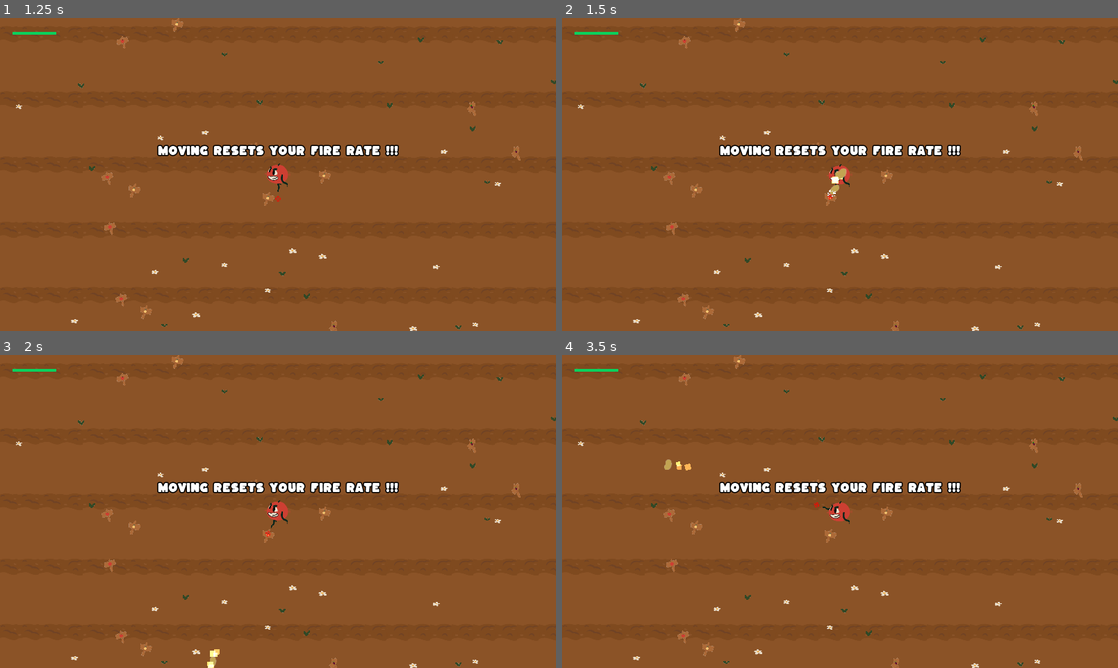
Above: before the commit, frames 1-4 (two rows, left to right).
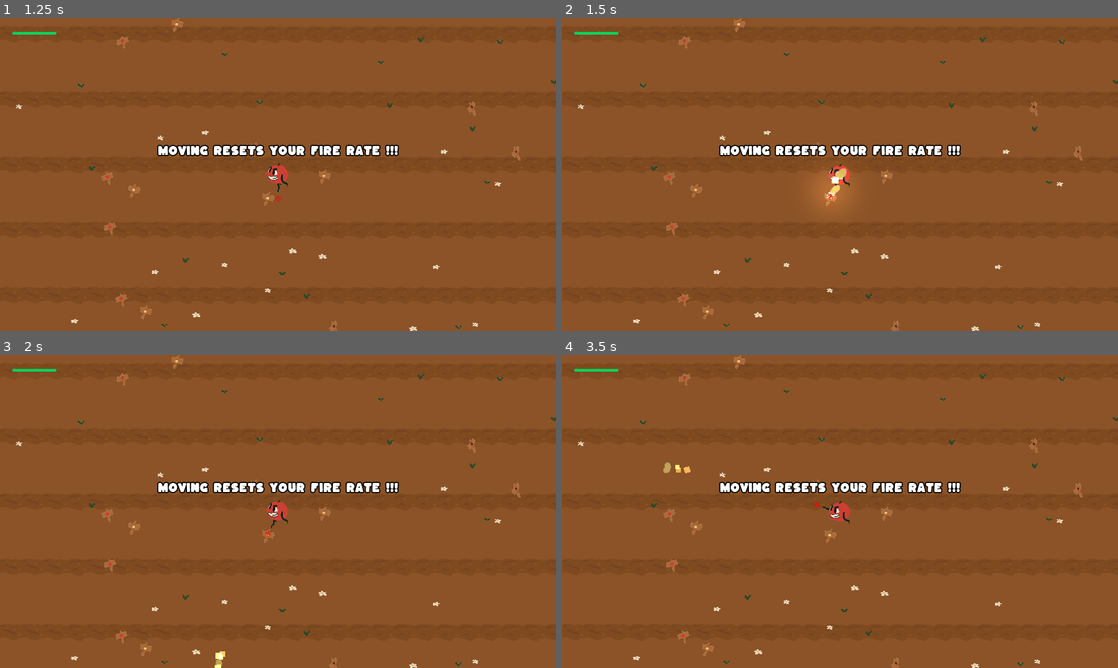
Above: after the commit, the same moments.

Repository: JRo-Robros/BrootalBeetdown
Game: Godot game, scene res://Title.tscn
Two runs of this game, one before a commit and one after it. Both use one fixed random seed, a clock stepped at 60 frames per second and the inputs below.
Inputs (mouse positions are in pixels of both pictures, inside the frame that each line leads up to):
- Up to frame 1 (1.25 s): click "Start" at 0.5 s
- Up to frame 2 (1.5 s): tap Enter at 1.25 s; move the mouse to (812, 237) at 1.27 s; click (812, 237) at 1.42 s
- Up to frame 3 (2 s): no input
- Up to frame 4 (3.5 s): move the mouse to (1006, 558) at 2.02 s; click (1006, 558) at 2.17 s; move the mouse to (673, 464) at 2.77 s; click (673, 464) at 2.92 s

Frame 1 is identical in both runs. In frame 2, 0.6% of the frame differs, in the area x 45-52%, y 47-62%; in frame 3, 0.1%; in frame 4, less than 0.1%.

Commit message:
added in random fire spread and flash

Diff:
--- a/Bullet.gd
+++ b/Bullet.gd
@@ -6,6 +6,10 @@
 var direction:Vector2 = Vector2.ZERO
 
 var rng = RandomNumberGenerator.new()
+
+
+var hit_flash = preload("res://VFX/Flash.tscn")
+
 
 func _ready():
 	rng.randomize()
@@ -19,6 +23,7 @@
 			collision.collider.take_damage(damage)
 
 		spawn_particles()
+		spawn_flash()
 		queue_free()
 
 
@@ -32,3 +37,10 @@
 	particles.emitting = true
 	particles.one_shot = true
 	get_tree().current_scene.add_child(particles)
+
+
+func spawn_flash():
+	var flash = hit_flash.instance()
+	flash.global_position = position + Vector2(100, 0).rotated(get_angle_to((get_global_mouse_position())))
+	flash.z_index = z_index + 1
+	get_tree().current_scene.add_child(flash)
--- a/Tom.gd
+++ b/Tom.gd
@@ -8,12 +8,14 @@
 export var health: int = 100
 export var base_cooldown:float = 0.04
 
-export var shoot_sound = preload("res://Sound Effects/Player/Player shoot sound.mp3")
-export var hurt_sound = preload("res://Sound Effects/Player/Player hit sound.mp3")
-export var death_sound = preload("res://Sound Effects/Player/Player death sound.mp3")
-export var vine_sound = preload("res://Sound Effects/Player/vine.mp3")
-export var lock_sound = preload("res://Sound Effects/Player/Player lock sound.mp3")
-export var gun_particles = preload("res://VFX/Gun Particles.tscn")
+var shoot_sound = preload("res://Sound Effects/Player/Player shoot sound.mp3")
+var hurt_sound = preload("res://Sound Effects/Player/Player hit sound.mp3")
+var death_sound = preload("res://Sound Effects/Player/Player death sound.mp3")
+var vine_sound = preload("res://Sound Effects/Player/vine.mp3")
+var lock_sound = preload("res://Sound Effects/Player/Player lock sound.mp3")
+var gun_particles = preload("res://VFX/Gun Particles.tscn")
+var gun_flash = preload("res://VFX/Flash.tscn")
+
 
 var dead = false
 var cooldown:float = base_cooldown
@@ -119,11 +121,12 @@
 		return
 	cooldown *= 1.09
 	var b = bullet.instance()
-	b.direction = direction.normalized()
+	b.direction = direction.normalized().rotated(deg2rad(rand_range(-4,4)))
 	b.position = position
 	get_parent().add_child_below_node(self, b)
 	play_shoot_sound()
 	gun_particles()
+	gun_flash()
 	in_cooldown = true
 	$BulletTimer.start(cooldown)
 	return
@@ -147,13 +150,20 @@
 
 func gun_particles():
 	var particles = gun_particles.instance()
-	particles.global_position = position + Vector2(90, 0).rotated(get_angle_to((get_global_mouse_position())))
+	particles.global_position = position + Vector2(100, 0).rotated(get_angle_to((get_global_mouse_position())))
 	particles.rotation = crosshair.rotation
 	particles.z_index = z_index + 1
 	particles.emitting = true
 	get_tree().current_scene.add_child(particles)
 
 
+func gun_flash():
+	var flash = gun_flash.instance()
+	flash.global_position = position + Vector2(100, 0).rotated(get_angle_to((get_global_mouse_position())))
+	flash.z_index = z_index + 1
+	get_tree().current_scene.add_child(flash)
+
+
 #sound functions
 func play_shoot_sound():
 	var audio = load("res://Oneshot Player2D.tscn").instance()
--- /dev/null
+++ b/VFX/Flash.gd
@@ -0,0 +1,10 @@
+extends Light2D
+
+
+var decay = 5
+
+func _physics_process(delta):
+	energy = max(energy - decay * delta, 0)
+
+	if energy <= 0:
+		queue_free()
--- /dev/null
+++ b/VFX/Flash.tscn
@@ -0,0 +1,9 @@
+[gd_scene load_steps=3 format=2]
+
+[ext_resource path="res://VFX/flash.png" type="Texture" id=1]
+[ext_resource path="res://VFX/Flash.gd" type="Script" id=2]
+
+[node name="Flash" type="Light2D"]
+texture = ExtResource( 1 )
+texture_scale = 5.0
+script = ExtResource( 2 )
Binary file added: VFX/flash.png
Not shown, added: VFX/flash.png.import
